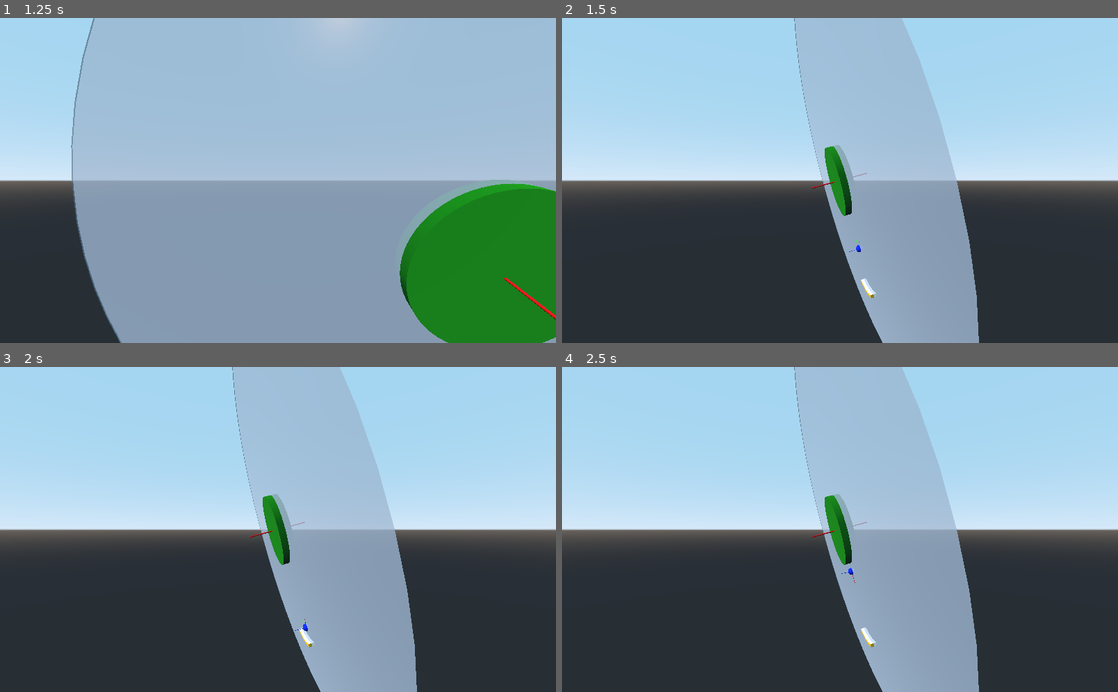
Above: before the commit, frames 1-4 (two rows, left to right).
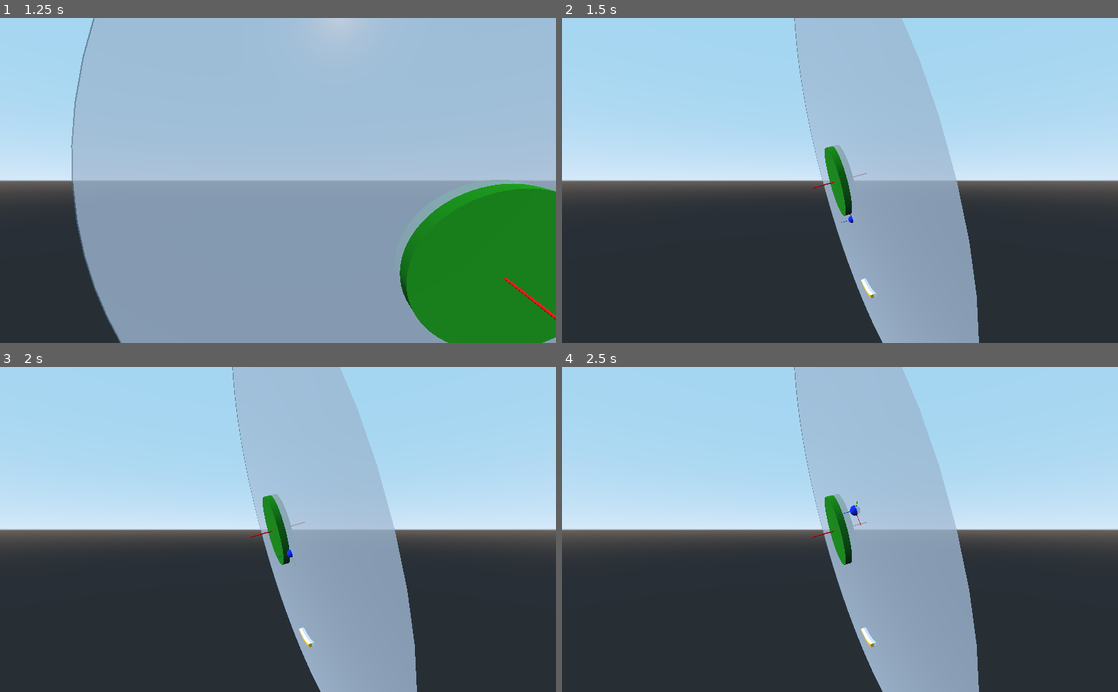
Above: after the commit, the same moments.

Repository: teratron/treaker
Game: Godot game, scene res://src/world/World.tscn
Same seed, same stepped clock (60 frames per second), same inputs: the game is played once before the commit and once after it.
Inputs (mouse positions are in pixels of both pictures, inside the frame that each line leads up to):
- Up to frame 1 (1.25 s): tap Enter at 0.5 s; move the mouse to (305, 180) at 0.52 s; press the mouse at (305, 180) at 0.53 s; hold W (move_forward) from 0.53 s (still down)
- Up to frame 2 (1.5 s): keep holding W (move_forward); tap Space (move_up) at 1.25 s; move the mouse to (812, 180) at 1.27 s; release the mouse at (812, 180) at 1.28 s; tap C (toggle_camera) at 1.35 s
- Up to frame 3 (2 s): keep holding W (move_forward)
- Up to frame 4 (2.5 s): keep holding W (move_forward); tap Enter at 2 s; move the mouse to (851, 523) at 2.02 s; tap Alt (use_ability) at 2.1 s

Frame 1 is identical in both runs. In frame 2, less than 0.1% of the frame differs, in the area x 50-55%, y 60-73%; in frame 3, less than 0.1%; in frame 4, less than 0.1%, in the area x 49-54%, y 41-67%.

Commit message:
Ball linear velocity

Diff:
--- a/app/src/player/Ball.gd
+++ b/app/src/player/Ball.gd
@@ -13,8 +13,8 @@
 
 func _ready():
 	set_radius(radius)
-	yield(owner, "ready")
-	prints(player, player.transform.basis.xform(Vector3(1, 0, 1)))
+	#yield(owner, "ready")
+	#prints(player, player.transform.basis.xform(Vector3(1, 0, 1)))
 	#set_axis_lock(PhysicsServer.BODY_AXIS_LINEAR_Z, true)
 
 
@@ -35,12 +35,15 @@
 		if count > 0:
 			velocity = state.linear_velocity.normalized() * speed
 			velocity.z = 0
-			set_linear_velocity(player.transform.basis.xform(velocity))
+			velocity = player.transform.basis.xform(velocity)
 #			for i in range(count):
 #				prints(state.get_contact_local_normal(i), state.get_contact_local_position(i))
 #				state.linear_velocity *= state.get_contact_local_normal(i)
 		#else:
 			#set_linear_velocity(velocity)
+
+		set_linear_velocity(velocity)
+
 
 func set_radius(value: float) -> void:
 	var mesh = $MeshInstance.mesh
@@ -74,3 +77,4 @@
 
 func stop() -> void:
 	set_linear_velocity(Vector3.ZERO)
+	set_angular_velocity(Vector3.ZERO)
